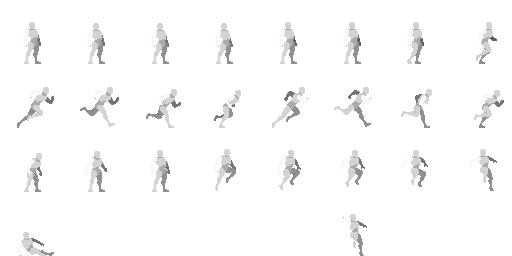
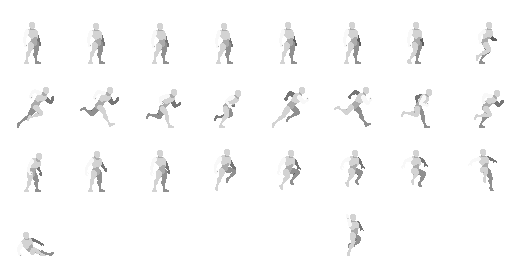
Revision of a layered w=512, h=256 image; what changed, layer by layer:
renamed "Layer 3" to "Layer 4", painted on it over [343, 214, 364, 256]
removed layer "WallSlide" (2nd of 2, in "WallSlide") from group "WallSlide" over [349, 219, 367, 256]
